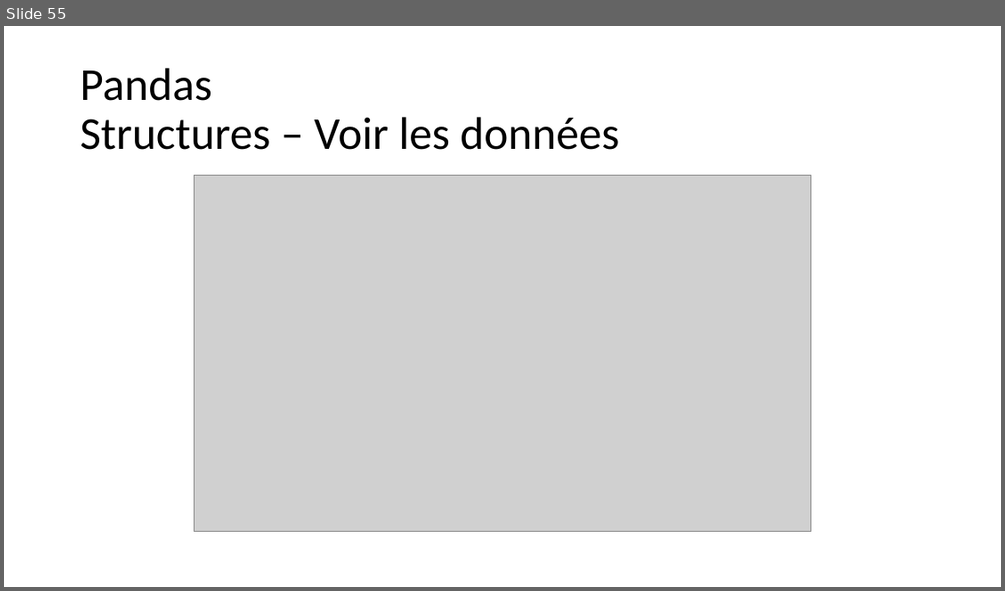
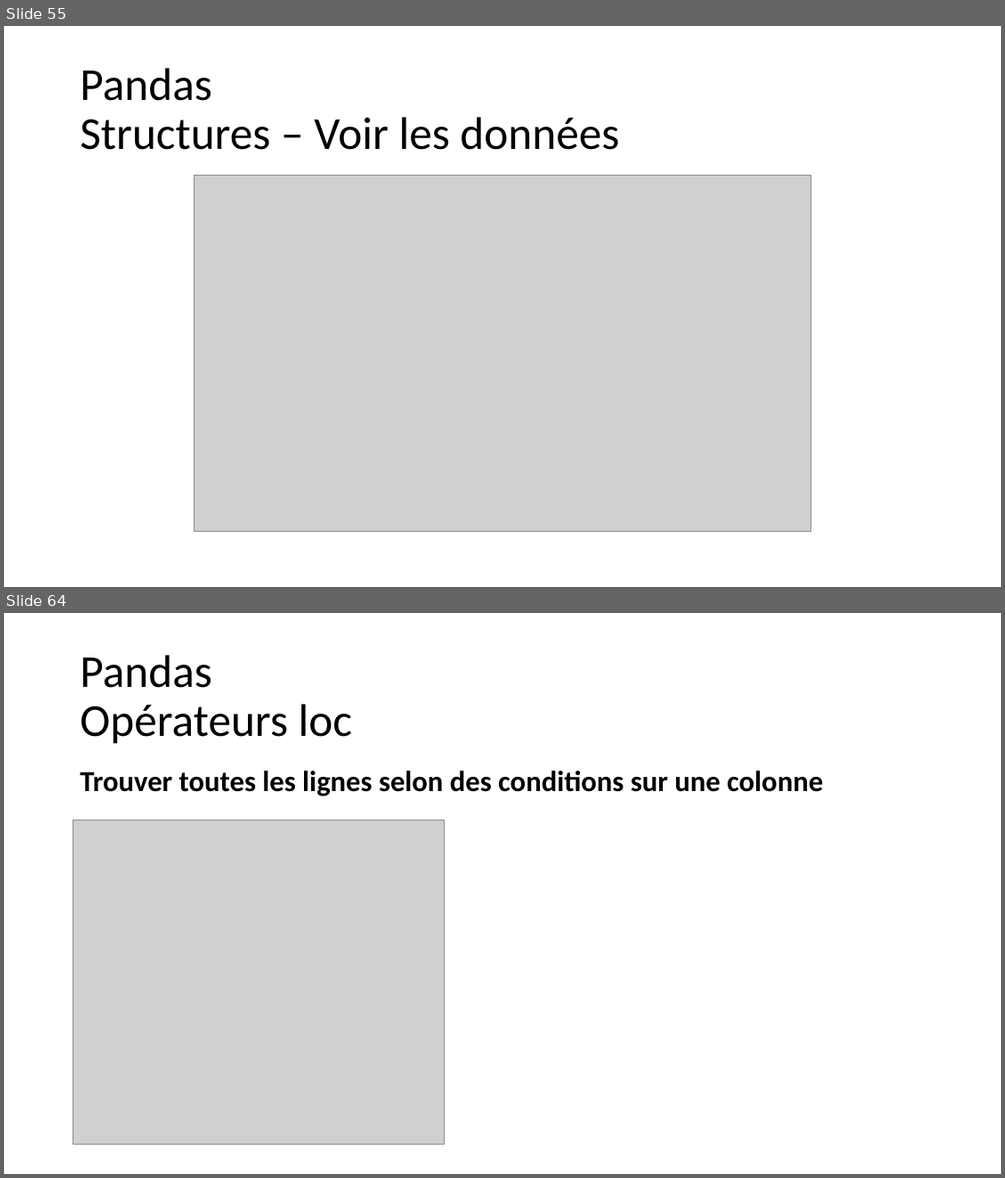
Before and after one commit to aubinthomas/Course, a slide deck: python_debutant/Formation Python débutant.pptx. Shown one above the other, each under a label of ours: slide 55 before the commit, slides 55 and 64 after it; the slides between them are not shown. The pictures are 1005x591 and 1005x1178 pixels, drawn with LibreOffice and Linux fonts; fonts in the diff are those of the drawing; grey boxes stand for pictures. Boxes give left, top, right and bottom in pixels: in the first picture for what was removed or moved away, otherwise in the second. Text is boxed around its words. In the diff, an @@ line names an element or a change of style, - is before the commit and + after.

```diff
--- a/python_debutant/Formation Python débutant.pptx
+++ b/python_debutant/Formation Python débutant.pptx
@@ slide 64 added at (4,613,1001,1174), background #FFFFFF @@
@@ title added at (80,655,352,744), 44 pt, text #000000 @@
+Pandas
+Opérateurs loc
@@ text added at (80,771,823,796), 28 pt, text #000000, bold @@
+Trouver toutes les lignes selon des conditions sur une colonne
@@ picture added at (73,820,445,1144) @@
```
Also in this commit, not shown: 5 slides changed, 11 other slides added, 2 other files.
